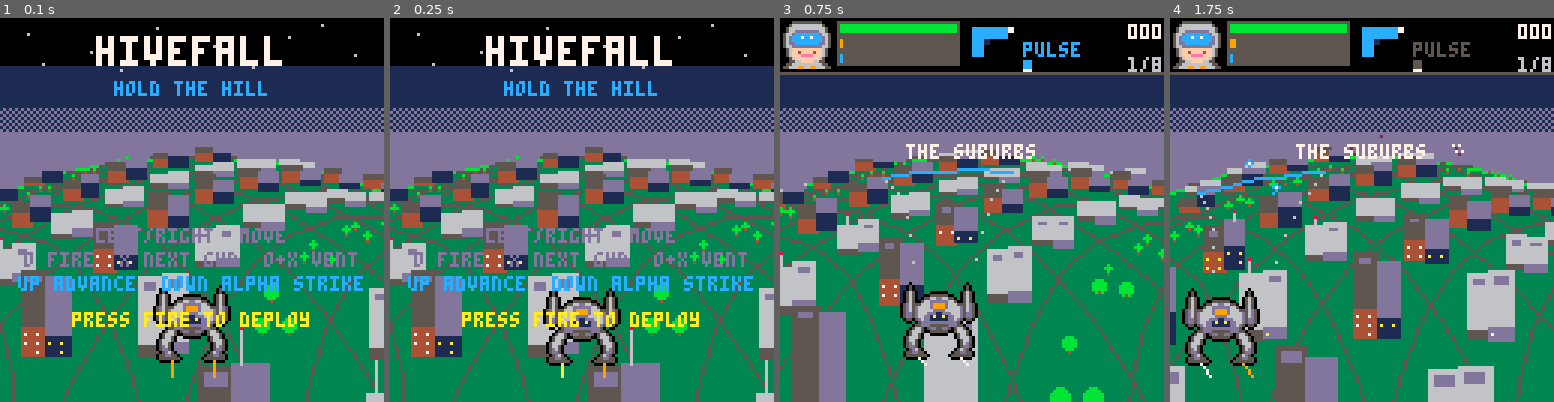
Above: before the commit, frames 1-4 (left to right).
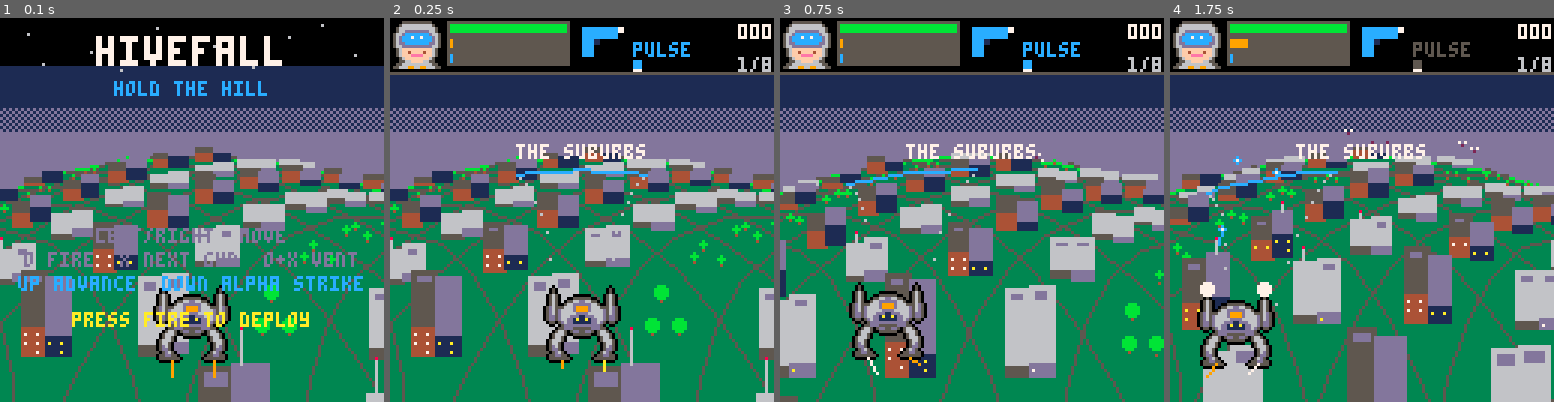
Above: after the commit, the same moments.

Repository: drachis/carts
Game: PICO-8 cartridge proj/hivefall/tests/test_boot.p8
Same seed, same stepped clock (60 frames per second), same inputs: the game is played once before the commit and once after it.
Inputs:
- Up to frame 1 (0.1 s): no input
- Up to frame 2 (0.25 s): no input
- Up to frame 3 (0.75 s): tap X (X key) at 0.33 s; tap O (Z key) at 0.7 s
- Up to frame 4 (1.75 s): tap X (X key) at 1.07 s; hold Right from 1.6 s (still down); tap O (Z key) at 1.7 s

Frame 1 is identical in both runs. In frame 2, 16% of the frame differs, in the area x 0-100%, y 0-94%; in frame 3, 41%; in frame 4, 49%, in the area x 0-100%, y 5-100%.

Commit message:
hivefall tests: boot runs four game frames a frame; weapon test knows armour; frame rate printed beside cpu
Co-Authored-By: Claude Opus 5.5 <noreply@anthropic.com>

Diff:
--- a/proj/hivefall/tests/test_boot.lua
+++ b/proj/hivefall/tests/test_boot.lua
@@ -1,6 +1,9 @@
 -- test_boot.lua : the real cart, nothing stubbed but input and sound, from
--- its first frame: the title, a start, a bot holding fire and pacing, the
--- shop, the boss arriving and dying, both endings and a restart, all drawn.
+-- its first frame: the title, a start, a bot holding fire and pacing (and
+-- boosting and venting), the shop, the boss arriving and dying, an alpha
+-- strike, drops, the city falling, the win and a restart, every frame drawn.
+--
+-- four game frames are run per pico-8 frame, to save time.
 
 local held={}
 function btn(i) return held[i] or false end
@@ -13,7 +16,7 @@
 
 function _draw() end
 
-function _update60()
+function game_frame()
  n+=1
  held={}
  if n==20 or n==2200 then held[4]=true end
@@ -53,3 +56,9 @@
   extcmd("shutdown")
  end
 end
+
+function _update60()
+ for i=1,4 do
+  if n<2400 then game_frame() end
+ end
+end
--- a/proj/hivefall/tests/test_city.lua
+++ b/proj/hivefall/tests/test_city.lua
@@ -32,7 +32,7 @@
  game_update()
  game_draw()
  if n%40==30 and states[shot] then
-  printh("city at "..city..": cpu "..stat(1))
+  printh("city at "..city..": cpu "..stat(1).." fps "..stat(7))
   dump_screen("city_"..city)
  end
  if n==170 then
--- a/proj/hivefall/tests/test_weapons.lua
+++ b/proj/hivefall/tests/test_weapons.lua
@@ -1,5 +1,6 @@
 -- test_weapons.lua : every weapon against a foe standing in the cone, near,
--- far, flying and big, wherever the weapon's range covers where it starts. the mech stands still and holds fire, and is kept
+-- far, flying and big, wherever the weapon's range covers where it starts
+-- and its shots are heavy enough for the foe's armour. the mech stands still and holds fire, and is kept
 -- cool and loaded, so this measures whether shots land and how long a kill takes; it
 -- says nothing about heat or about aiming by moving.
 -- then a staged scene with every kind of foe, for a screenshot.
@@ -27,7 +28,13 @@
  end
  if weapon_index>#weapon_specs then return false end
  local parts=split(setups[setup_index])
- if parts[2]>weapon_specs[weapon_index].range then return next_case() end
+ local weapon=weapon_specs[weapon_index]
+ if parts[2]>weapon.range then return next_case() end
+ -- a gun lighter than the foe's armour is meant not to do the job
+ if weapon.damage<enemy_specs[parts[1]].armor then
+  printh(weapon.name.." glances off "..setups[setup_index]..", as designed")
+  return next_case()
+ end
  foes,shots={},{}
  player.x,player.vx,player.armor,player.weapon=0,0,100,weapon_index
  for weapon in all(weapon_specs) do weapon.wait=0 end
@@ -86,7 +93,7 @@
  game_update()
  game_draw()
  if staged and n==staged+50 then
-  printh("cpu at 60fps with "..#foes.." foes: "..stat(1))
+  printh("with "..#foes.." foes: cpu "..stat(1).." fps "..stat(7))
   dump_screen("scene")
  end
  if staged and n==staged+110 then
Not shown, changed: the sound effects (__sfx__) section of proj/hivefall/tests/test_boot.p8
Not shown, changed: the sound effects (__sfx__) section of proj/hivefall/tests/test_city.p8
Not shown, changed: the sound effects (__sfx__) section of proj/hivefall/tests/test_feel.p8
Not shown, changed: the sound effects (__sfx__) section of proj/hivefall/tests/test_weapons.p8
